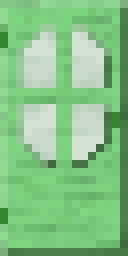
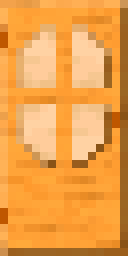
Revision of a layered (128, 256) image; what changed, layer by layer:
added group "Honey" with 3 layers above "Poisonous" over [0, 0, 128, 256]
added layer "Honey Extras" in group "Honey" over [0, 24, 120, 224]
added layer "Honey Windows" in group "Honey" over [24, 32, 104, 160]
added layer "Honey Background" in group "Honey" over [0, 0, 128, 256]
